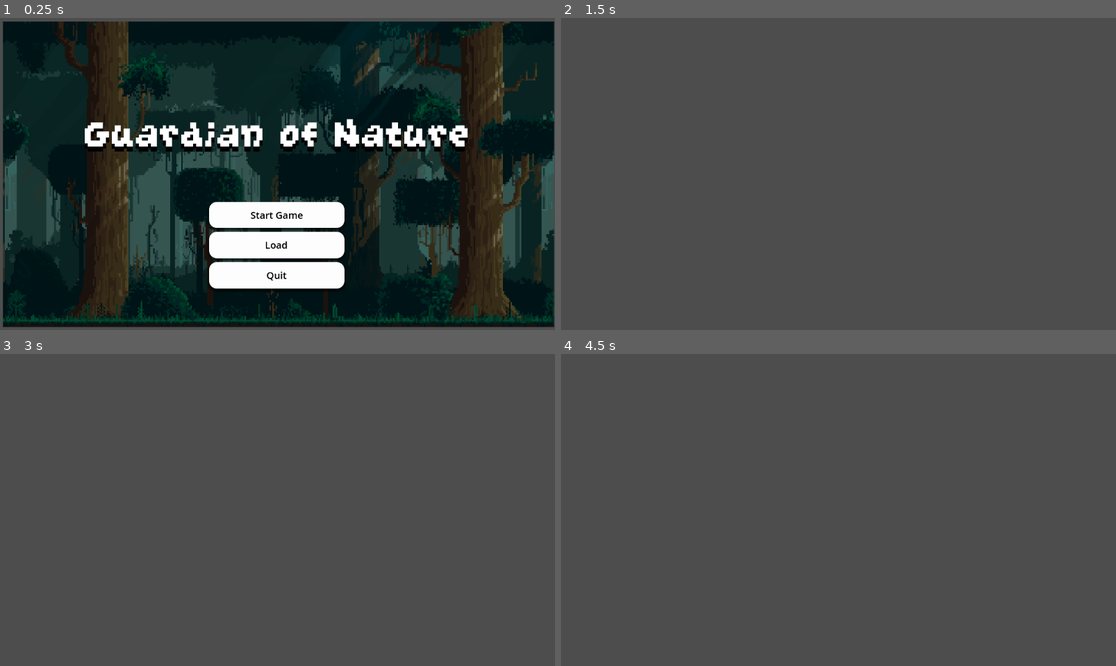
Above: before the commit, frames 1-4 (two rows, left to right).
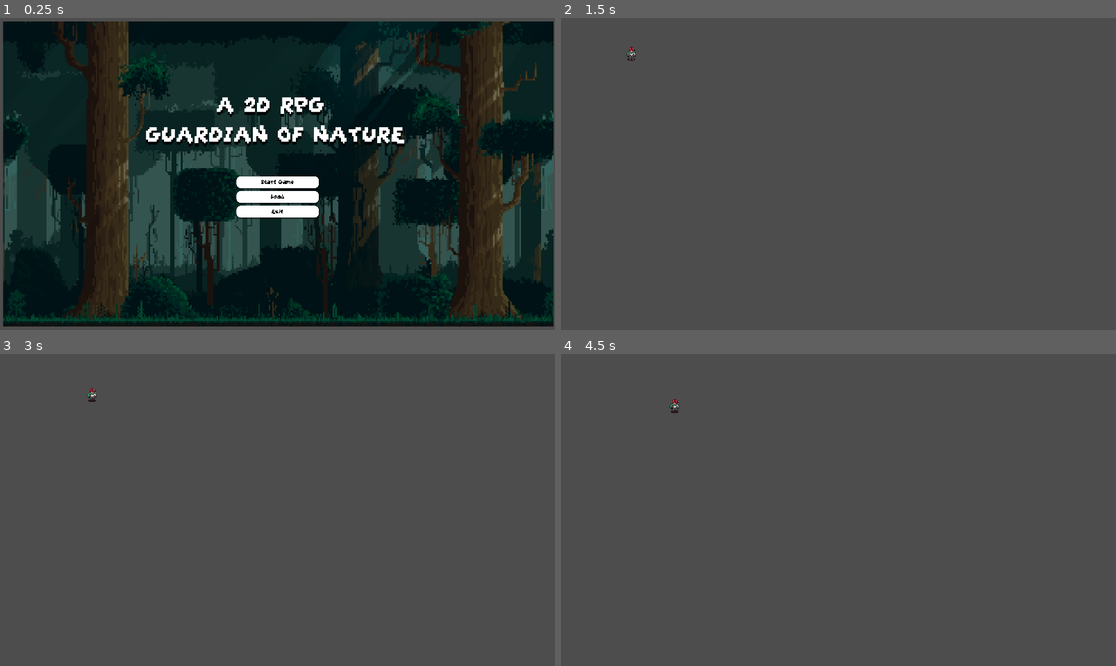
Above: after the commit, the same moments.

Repository: rockgem/Guardian-of-Nature
Game: Godot game, scene res://scripts/main_menu.tscn
The game is run twice, just before and just after one commit, with the same random seed, the same clock (stepped at 60 frames per second) and the same inputs. Before the commit the project starts from res://main_menu.tscn.
Inputs:
- Up to frame 1 (0.25 s): no input
- Up to frame 2 (1.5 s): click "Load" at 0.5 s; click "Start Game" at 1.25 s
- Up to frame 3 (3 s): tap Enter at 2, 2.1 s; hold D (move_right) 2.03-2.78 s; hold S (move_down) from 2.78 s (still down); tap Keypad Enter at 2.85 s
- Up to frame 4 (4.5 s): tap Space at 3.5 s; release S (move_down) at 3.53 s; hold D (move_right) 3.53-4.28 s; hold Shift 3.53-4.28 s; hold W (move_up) from 4.28 s (still down); tap Ctrl at 4.35 s

The runs differ from the first frame. In frame 1, 13% of the frame differs, in the area x 0-100%, y 1-100%; in frame 2, less than 0.1%; in frame 3, less than 0.1%; in frame 4, less than 0.1%.

Commit message:
Add Player

Diff:
--- a/Playground.tscn
+++ b/Playground.tscn
@@ -1,3 +1,8 @@
-[gd_scene format=3 uid="uid://d3dnfutyeh3pm"]
+[gd_scene load_steps=2 format=3 uid="uid://d3dnfutyeh3pm"]
+
+[ext_resource type="PackedScene" uid="uid://c6r651w7f6xt6" path="res://player.tscn" id="1_80c3a"]
 
 [node name="Playground" type="Node2D"]
+
+[node name="Player" parent="." instance=ExtResource("1_80c3a")]
+position = Vector2(244, 143)
--- a/main_menu.tscn
+++ /dev/null
@@ -1,137 +0,0 @@
-[gd_scene load_steps=9 format=3 uid="uid://dgpp150klar6d"]
-
-[ext_resource type="Texture2D" uid="uid://dxhhwv68vb8du" path="res://assets/sprites/main menu.png" id="1_7vrkn"]
-[ext_resource type="Script" uid="uid://2xmdqrn3hxlw" path="res://main_menu.gd" id="1_fu7sn"]
-[ext_resource type="FontFile" uid="uid://l66ubgv68oql" path="res://assets/sprites/GrapeSoda.ttf" id="2_fu7sn"]
-
-[sub_resource type="StyleBoxTexture" id="StyleBoxTexture_jix8l"]
-texture = ExtResource("1_7vrkn")
-modulate_color = Color(0.473976, 0.473976, 0.473976, 1)
-
-[sub_resource type="StyleBoxEmpty" id="StyleBoxEmpty_7vrkn"]
-
-[sub_resource type="StyleBoxFlat" id="StyleBoxFlat_fu7sn"]
-bg_color = Color(0.753179, 0.765147, 0.768133, 1)
-corner_radius_top_left = 16
-corner_radius_top_right = 16
-corner_radius_bottom_right = 16
-corner_radius_bottom_left = 16
-shadow_size = 5
-shadow_offset = Vector2(0, 3.41)
-
-[sub_resource type="StyleBoxFlat" id="StyleBoxFlat_jix8l"]
-bg_color = Color(0.617837, 0.633174, 0.636999, 1)
-corner_radius_top_left = 16
-corner_radius_top_right = 16
-corner_radius_bottom_right = 16
-corner_radius_bottom_left = 16
-shadow_size = 5
-shadow_offset = Vector2(0, 3.41)
-
-[sub_resource type="StyleBoxFlat" id="StyleBoxFlat_rhts7"]
-bg_color = Color(0.99078, 0.99128, 0.991405, 1)
-corner_radius_top_left = 16
-corner_radius_top_right = 16
-corner_radius_bottom_right = 16
-corner_radius_bottom_left = 16
-shadow_size = 5
-shadow_offset = Vector2(0, 3.41)
-
-[node name="MainMenu" type="Control"]
-layout_mode = 3
-anchors_preset = 8
-anchor_left = 0.5
-anchor_top = 0.5
-anchor_right = 0.5
-anchor_bottom = 0.5
-grow_horizontal = 2
-grow_vertical = 2
-script = ExtResource("1_fu7sn")
-
-[node name="Panel" type="Panel" parent="."]
-layout_mode = 1
-offset_left = -576.0
-offset_top = -324.0
-offset_right = 577.0
-offset_bottom = 325.0
-theme_override_styles/panel = SubResource("StyleBoxTexture_jix8l")
-
-[node name="VBoxContainer" type="VBoxContainer" parent="."]
-layout_mode = 1
-anchors_preset = 5
-anchor_left = 0.5
-anchor_right = 0.5
-offset_left = -142.0
-offset_top = 58.0
-offset_right = 139.0
-offset_bottom = 238.0
-grow_horizontal = 2
-theme_override_constants/separation = 8
-
-[node name="Button" type="Button" parent="VBoxContainer"]
-layout_mode = 2
-size_flags_vertical = 3
-theme_override_colors/font_hover_color = Color(0, 0, 0, 1)
-theme_override_colors/font_color = Color(0, 0, 0, 1)
-theme_override_colors/font_focus_color = Color(0, 0, 0, 1)
-theme_override_colors/font_pressed_color = Color(0, 0, 0, 1)
-theme_override_font_sizes/font_size = 20
-theme_override_styles/focus = SubResource("StyleBoxEmpty_7vrkn")
-theme_override_styles/hover = SubResource("StyleBoxFlat_fu7sn")
-theme_override_styles/pressed = SubResource("StyleBoxFlat_jix8l")
-theme_override_styles/normal = SubResource("StyleBoxFlat_rhts7")
-text = "Start Game"
-
-[node name="Button2" type="Button" parent="VBoxContainer"]
-layout_mode = 2
-size_flags_vertical = 3
-theme_override_colors/font_hover_color = Color(0, 0, 0, 1)
-theme_override_colors/font_color = Color(0, 0, 0, 1)
-theme_override_colors/font_focus_color = Color(0, 0, 0, 1)
-theme_override_colors/font_pressed_color = Color(0, 0, 0, 1)
-theme_override_font_sizes/font_size = 20
-theme_override_styles/focus = SubResource("StyleBoxEmpty_7vrkn")
-theme_override_styles/hover = SubResource("StyleBoxFlat_fu7sn")
-theme_override_styles/pressed = SubResource("StyleBoxFlat_jix8l")
-theme_override_styles/normal = SubResource("StyleBoxFlat_rhts7")
-text = "Load"
-
-[node name="Button3" type="Button" parent="VBoxContainer"]
-layout_mode = 2
-size_flags_vertical = 3
-theme_override_colors/font_hover_color = Color(0, 0, 0, 1)
-theme_override_colors/font_color = Color(0, 0, 0, 1)
-theme_override_colors/font_focus_color = Color(0, 0, 0, 1)
-theme_override_colors/font_pressed_color = Color(0, 0, 0, 1)
-theme_override_font_sizes/font_size = 20
-theme_override_styles/focus = SubResource("StyleBoxEmpty_7vrkn")
-theme_override_styles/hover = SubResource("StyleBoxFlat_fu7sn")
-theme_override_styles/pressed = SubResource("StyleBoxFlat_jix8l")
-theme_override_styles/normal = SubResource("StyleBoxFlat_rhts7")
-text = "Quit"
-
-[node name="Label" type="Label" parent="."]
-layout_mode = 1
-anchors_preset = 8
-anchor_left = 0.5
-anchor_top = 0.5
-anchor_right = 0.5
-anchor_bottom = 0.5
-offset_left = -400.0
-offset_top = -138.0
-offset_right = 401.0
-offset_bottom = -26.0
-grow_horizontal = 2
-grow_vertical = 2
-theme_override_colors/font_shadow_color = Color(0, 0, 0, 1)
-theme_override_constants/shadow_offset_x = 0
-theme_override_constants/shadow_offset_y = 10
-theme_override_fonts/font = ExtResource("2_fu7sn")
-theme_override_font_sizes/font_size = 100
-text = "Guardian of Nature"
-horizontal_alignment = 1
-vertical_alignment = 1
-
-[connection signal="pressed" from="VBoxContainer/Button" to="." method="_on_start_pressed"]
-[connection signal="pressed" from="VBoxContainer/Button2" to="." method="_on_load_pressed"]
-[connection signal="pressed" from="VBoxContainer/Button3" to="." method="_on_quit_pressed"]
--- /dev/null
+++ b/player.tscn
@@ -0,0 +1,150 @@
+[gd_scene load_steps=12 format=3 uid="uid://c6r651w7f6xt6"]
+
+[ext_resource type="Texture2D" uid="uid://clfe8vwtmhvd0" path="res://assets/sprites/ExamplePlayerSprite.png" id="1_4flbx"]
+[ext_resource type="Script" uid="uid://d17ko46w5y5lj" path="res://scripts/player.gd" id="1_onrkg"]
+
+[sub_resource type="CircleShape2D" id="CircleShape2D_d17em"]
+
+[sub_resource type="Animation" id="Animation_i3pqv"]
+length = 0.001
+tracks/0/type = "value"
+tracks/0/imported = false
+tracks/0/enabled = true
+tracks/0/path = NodePath("Sprite2D:frame")
+tracks/0/interp = 1
+tracks/0/loop_wrap = true
+tracks/0/keys = {
+"times": PackedFloat32Array(0),
+"transitions": PackedFloat32Array(1),
+"update": 1,
+"values": [0]
+}
+
+[sub_resource type="Animation" id="Animation_onrkg"]
+resource_name = "idle_down"
+length = 0.4
+loop_mode = 2
+tracks/0/type = "value"
+tracks/0/imported = false
+tracks/0/enabled = true
+tracks/0/path = NodePath("Sprite2D:frame")
+tracks/0/interp = 1
+tracks/0/loop_wrap = true
+tracks/0/keys = {
+"times": PackedFloat32Array(0, 0.2, 0.4),
+"transitions": PackedFloat32Array(1, 1, 1),
+"update": 1,
+"values": [0, 1, 2]
+}
+
+[sub_resource type="Animation" id="Animation_sweqy"]
+resource_name = "idle_side"
+length = 0.4
+loop_mode = 2
+tracks/0/type = "value"
+tracks/0/imported = false
+tracks/0/enabled = true
+tracks/0/path = NodePath("Sprite2D:frame")
+tracks/0/interp = 1
+tracks/0/loop_wrap = true
+tracks/0/keys = {
+"times": PackedFloat32Array(0, 0.2, 0.4),
+"transitions": PackedFloat32Array(1, 1, 1),
+"update": 1,
+"values": [14, 15, 16]
+}
+
+[sub_resource type="Animation" id="Animation_hqtel"]
+resource_name = "idle_up"
+length = 0.4
+loop_mode = 2
+tracks/0/type = "value"
+tracks/0/imported = false
+tracks/0/enabled = true
+tracks/0/path = NodePath("Sprite2D:frame")
+tracks/0/interp = 1
+tracks/0/loop_wrap = true
+tracks/0/keys = {
+"times": PackedFloat32Array(0, 0.2, 0.4),
+"transitions": PackedFloat32Array(1, 1, 1),
+"update": 1,
+"values": [7, 8, 9]
+}
+
+[sub_resource type="Animation" id="Animation_2hs0m"]
+resource_name = "walk_down"
+length = 0.3
+loop_mode = 2
+tracks/0/type = "value"
+tracks/0/imported = false
+tracks/0/enabled = true
+tracks/0/path = NodePath("Sprite2D:frame")
+tracks/0/interp = 1
+tracks/0/loop_wrap = true
+tracks/0/keys = {
+"times": PackedFloat32Array(0, 0.1, 0.2, 0.3),
+"transitions": PackedFloat32Array(1, 1, 1, 1),
+"update": 1,
+"values": [3, 4, 5, 6]
+}
+
+[sub_resource type="Animation" id="Animation_1jxqw"]
+resource_name = "walk_side"
+length = 0.3
+loop_mode = 2
+tracks/0/type = "value"
+tracks/0/imported = false
+tracks/0/enabled = true
+tracks/0/path = NodePath("Sprite2D:frame")
+tracks/0/interp = 1
+tracks/0/loop_wrap = true
+tracks/0/keys = {
+"times": PackedFloat32Array(0, 0.1, 0.2, 0.3),
+"transitions": PackedFloat32Array(1, 1, 1, 1),
+"update": 1,
+"values": [17, 18, 19, 20]
+}
+
+[sub_resource type="Animation" id="Animation_dw050"]
+resource_name = "walk_up"
+length = 0.3
+loop_mode = 2
+tracks/0/type = "value"
+tracks/0/imported = false
+tracks/0/enabled = true
+tracks/0/path = NodePath("Sprite2D:frame")
+tracks/0/interp = 1
+tracks/0/loop_wrap = true
+tracks/0/keys = {
+"times": PackedFloat32Array(0, 0.1, 0.2, 0.3),
+"transitions": PackedFloat32Array(1, 1, 1, 1),
+"update": 1,
+"values": [10, 11, 12, 13]
+}
+
+[sub_resource type="AnimationLibrary" id="AnimationLibrary_1jxqw"]
+_data = {
+&"RESET": SubResource("Animation_i3pqv"),
+&"idle_down": SubResource("Animation_onrkg"),
+&"idle_side": SubResource("Animation_sweqy"),
+&"idle_up": SubResource("Animation_hqtel"),
+&"walk_down": SubResource("Animation_2hs0m"),
+&"walk_side": SubResource("Animation_1jxqw"),
+&"walk_up": SubResource("Animation_dw050")
+}
+
+[node name="Player" type="CharacterBody2D"]
+script = ExtResource("1_onrkg")
+
+[node name="CollisionShape2D" type="CollisionShape2D" parent="."]
+shape = SubResource("CircleShape2D_d17em")
+
+[node name="Sprite2D" type="Sprite2D" parent="."]
+position = Vector2(0, -20)
+texture = ExtResource("1_4flbx")
+hframes = 21
+
+[node name="AnimationPlayer" type="AnimationPlayer" parent="."]
+libraries = {
+&"": SubResource("AnimationLibrary_1jxqw")
+}
--- a/project.godot
+++ b/project.godot
@@ -11,9 +11,14 @@
 [application]
 
 config/name="Guardian of Nature Godot"
-run/main_scene="uid://dgpp150klar6d"
+run/main_scene="uid://dxwe5ub34ewnx"
 config/features=PackedStringArray("4.4", "Forward Plus")
 config/icon="res://icon.svg"
+
+[display]
+
+window/size/window_width_override=1920
+window/size/window_height_override=1080
 
 [dotnet]
 
@@ -48,7 +53,11 @@
 
 [plugins]
 
-ai_assistant_hub/llm_api="ollama_api"
+ai_assistant_hub/llm_api="gemini_api"
 ai_assistant_hub/preferences/thinking_target=0
 ai_assistant_hub/preferences/skip_greeting=false
 ai_assistant_hub/preferences/always_scroll_to_bottom=false
+
+[rendering]
+
+textures/canvas_textures/default_texture_filter=0
--- a/main_menu.gd
+++ b/scripts/main_menu.gd
@@ -5,9 +5,9 @@
 	get_tree().change_scene_to_file("res://Playground.tscn")
 
 
-func _on_load_pressed() -> void:
-	print("Load Pressed")
+func _on_save_pressed() -> void:
+	pass # Replace with function body.
 
 
-func _on_quit_pressed() -> void:
+func _on_exit_pressed() -> void:
 	get_tree().quit()
--- /dev/null
+++ b/scripts/main_menu.tscn
@@ -0,0 +1,142 @@
+[gd_scene load_steps=9 format=3 uid="uid://dxwe5ub34ewnx"]
+
+[ext_resource type="Texture2D" uid="uid://dxhhwv68vb8du" path="res://assets/sprites/main menu.png" id="1_brnl1"]
+[ext_resource type="Script" uid="uid://byvsaasdm6ww7" path="res://scripts/main_menu.gd" id="1_qqsp2"]
+[ext_resource type="FontFile" uid="uid://l66ubgv68oql" path="res://assets/sprites/GrapeSoda.ttf" id="2_cyejb"]
+
+[sub_resource type="StyleBoxTexture" id="StyleBoxTexture_cyejb"]
+texture = ExtResource("1_brnl1")
+modulate_color = Color(0.466181, 0.466181, 0.466181, 1)
+
+[sub_resource type="StyleBoxEmpty" id="StyleBoxEmpty_cyejb"]
+
+[sub_resource type="StyleBoxFlat" id="StyleBoxFlat_cyejb"]
+bg_color = Color(0.800491, 0.800491, 0.800491, 1)
+corner_radius_top_left = 15
+corner_radius_top_right = 15
+corner_radius_bottom_right = 15
+corner_radius_bottom_left = 15
+shadow_size = 4
+shadow_offset = Vector2(0.5, 2)
+
+[sub_resource type="StyleBoxFlat" id="StyleBoxFlat_qqsp2"]
+bg_color = Color(0.601223, 0.601223, 0.601223, 1)
+corner_radius_top_left = 15
+corner_radius_top_right = 15
+corner_radius_bottom_right = 15
+corner_radius_bottom_left = 15
+shadow_size = 4
+shadow_offset = Vector2(0.5, 2)
+
+[sub_resource type="StyleBoxFlat" id="StyleBoxFlat_0qop8"]
+bg_color = Color(1, 1, 1, 1)
+corner_radius_top_left = 15
+corner_radius_top_right = 15
+corner_radius_bottom_right = 15
+corner_radius_bottom_left = 15
+shadow_size = 4
+shadow_offset = Vector2(0.5, 2)
+
+[node name="MainMenu" type="Control"]
+layout_mode = 3
+anchors_preset = 15
+anchor_right = 1.0
+anchor_bottom = 1.0
+grow_horizontal = 2
+grow_vertical = 2
+script = ExtResource("1_qqsp2")
+
+[node name="Panel" type="Panel" parent="."]
+layout_mode = 1
+anchors_preset = 15
+anchor_right = 1.0
+anchor_bottom = 1.0
+grow_horizontal = 2
+grow_vertical = 2
+theme_override_styles/panel = SubResource("StyleBoxTexture_cyejb")
+
+[node name="VBoxContainer" type="VBoxContainer" parent="."]
+layout_mode = 1
+anchors_preset = 8
+anchor_left = 0.5
+anchor_top = 0.5
+anchor_right = 0.5
+anchor_bottom = 0.5
+offset_left = -142.5
+offset_top = 8.0
+offset_right = 142.5
+offset_bottom = 151.0
+grow_horizontal = 2
+grow_vertical = 2
+theme_override_constants/separation = 10
+
+[node name="Button" type="Button" parent="VBoxContainer"]
+layout_mode = 2
+size_flags_vertical = 3
+theme_override_colors/font_hover_color = Color(0, 0, 0, 1)
+theme_override_colors/font_color = Color(0, 0, 0, 1)
+theme_override_colors/font_focus_color = Color(0, 0, 0, 1)
+theme_override_colors/font_pressed_color = Color(0, 0, 0, 1)
+theme_override_fonts/font = ExtResource("2_cyejb")
+theme_override_font_sizes/font_size = 25
+theme_override_styles/focus = SubResource("StyleBoxEmpty_cyejb")
+theme_override_styles/hover = SubResource("StyleBoxFlat_cyejb")
+theme_override_styles/pressed = SubResource("StyleBoxFlat_qqsp2")
+theme_override_styles/normal = SubResource("StyleBoxFlat_0qop8")
+text = "Start Game"
+
+[node name="Button2" type="Button" parent="VBoxContainer"]
+layout_mode = 2
+size_flags_vertical = 3
+theme_override_colors/font_hover_color = Color(0, 0, 0, 1)
+theme_override_colors/font_color = Color(0, 0, 0, 1)
+theme_override_colors/font_focus_color = Color(0, 0, 0, 1)
+theme_override_colors/font_pressed_color = Color(0, 0, 0, 1)
+theme_override_fonts/font = ExtResource("2_cyejb")
+theme_override_font_sizes/font_size = 25
+theme_override_styles/focus = SubResource("StyleBoxEmpty_cyejb")
+theme_override_styles/hover = SubResource("StyleBoxFlat_cyejb")
+theme_override_styles/pressed = SubResource("StyleBoxFlat_qqsp2")
+theme_override_styles/normal = SubResource("StyleBoxFlat_0qop8")
+text = "Load"
+
+[node name="Button3" type="Button" parent="VBoxContainer"]
+layout_mode = 2
+size_flags_vertical = 3
+theme_override_colors/font_hover_color = Color(0, 0, 0, 1)
+theme_override_colors/font_color = Color(0, 0, 0, 1)
+theme_override_colors/font_focus_color = Color(0, 0, 0, 1)
+theme_override_colors/font_pressed_color = Color(0, 0, 0, 1)
+theme_override_fonts/font = ExtResource("2_cyejb")
+theme_override_font_sizes/font_size = 25
+theme_override_styles/focus = SubResource("StyleBoxEmpty_cyejb")
+theme_override_styles/hover = SubResource("StyleBoxFlat_cyejb")
+theme_override_styles/pressed = SubResource("StyleBoxFlat_qqsp2")
+theme_override_styles/normal = SubResource("StyleBoxFlat_0qop8")
+text = "Exit"
+
+[node name="Label" type="Label" parent="."]
+layout_mode = 1
+anchors_preset = 8
+anchor_left = 0.5
+anchor_top = 0.5
+anchor_right = 0.5
+anchor_bottom = 0.5
+offset_left = -124.0
+offset_top = -200.0
+offset_right = 114.0
+offset_bottom = -177.0
+grow_horizontal = 2
+grow_vertical = 2
+theme_override_colors/font_shadow_color = Color(0, 0, 0, 1)
+theme_override_constants/shadow_offset_y = 10
+theme_override_fonts/font = ExtResource("2_cyejb")
+theme_override_font_sizes/font_size = 100
+text = "A 2D RPG
+GUARDIAN OF NATURE"
+horizontal_alignment = 1
+vertical_alignment = 1
+
+[connection signal="pressed" from="VBoxContainer/Button" to="." method="_on_start_pressed"]
+[connection signal="pressed" from="VBoxContainer/Button2" to="." method="_on_save_pressed"]
+[connection signal="pressed" from="VBoxContainer/Button3" to="." method="_on_exit_pressed"]
--- /dev/null
+++ b/scripts/player.gd
@@ -0,0 +1,68 @@
+class_name Player extends CharacterBody2D
+
+var cardinal_direction : Vector2 = Vector2.DOWN
+var direction : Vector2 = Vector2.ZERO
+var move_speed : float = 100.0
+var state : String ="idle"
+
+@onready var animation_player: AnimationPlayer = $AnimationPlayer
+@onready var sprite_2d: Sprite2D = $Sprite2D
+
+
+func _ready():
+	pass
+
+
+@warning_ignore("unused_parameter")
+func _process( delta ):
+
+	direction.x = Input.get_action_strength("move_right") - Input.get_action_strength("move_left")
+	direction.y = Input.get_action_strength("move_down") - Input.get_action_strength("move_up")
+
+	velocity = direction * move_speed
+
+	if SetState() == true || SetDirection() == true:
+		UpdateAnimation()
+
+	pass
+
+func _physics_process( delta ):
+	move_and_slide()
+
+
+
+func SetDirection() -> bool:
+	var new_dir : Vector2 = cardinal_direction
+	if direction == Vector2.ZERO:
+		return false
+
+	if direction.y == 0:
+		new_dir = Vector2.LEFT if direction.x <0 else Vector2.RIGHT
+	elif direction.x == 0:
+		new_dir = Vector2.UP if direction.x <0 else Vector2.DOWN
+
+	if new_dir == cardinal_direction:
+		return false
+
+	cardinal_direction = new_dir
+	sprite_2d.scale.x = -1 if cardinal_direction == Vector2.LEFT else 1
+	return true
+
+func SetState() -> bool:
+	var new_state : String = "idle" if direction == Vector2.ZERO else "walk"
+	if new_state == state:
+		return false
+	state = new_state
+	return true
+
+func UpdateAnimation() -> void:
+	animation_player.play( state + "_" + AnimDirection() )
+	pass
+
+func AnimDirection() -> String:
+	if cardinal_direction == Vector2.DOWN:
+		return "down"
+	elif cardinal_direction == Vector2.UP:
+		return "up"
+	else:
+		return "side"
Not shown, added: addons/ai_assistant_hub/assistants/ai_godot_assistant.tres
Not shown, removed: addons/ai_assistant_hub/assistants/ai_godotwizard.tres
Not shown, removed: addons/ai_assistant_hub/assistants/ai_lorekeeper.tres
Binary file added: assets/sprites/ExamplePlayerSprite.png
Not shown, added: assets/sprites/ExamplePlayerSprite.png.import
Not shown, removed: main_menu.gd.uid
Not shown, added: scripts/main_menu.gd.uid
Not shown, added: scripts/player.gd.uid
